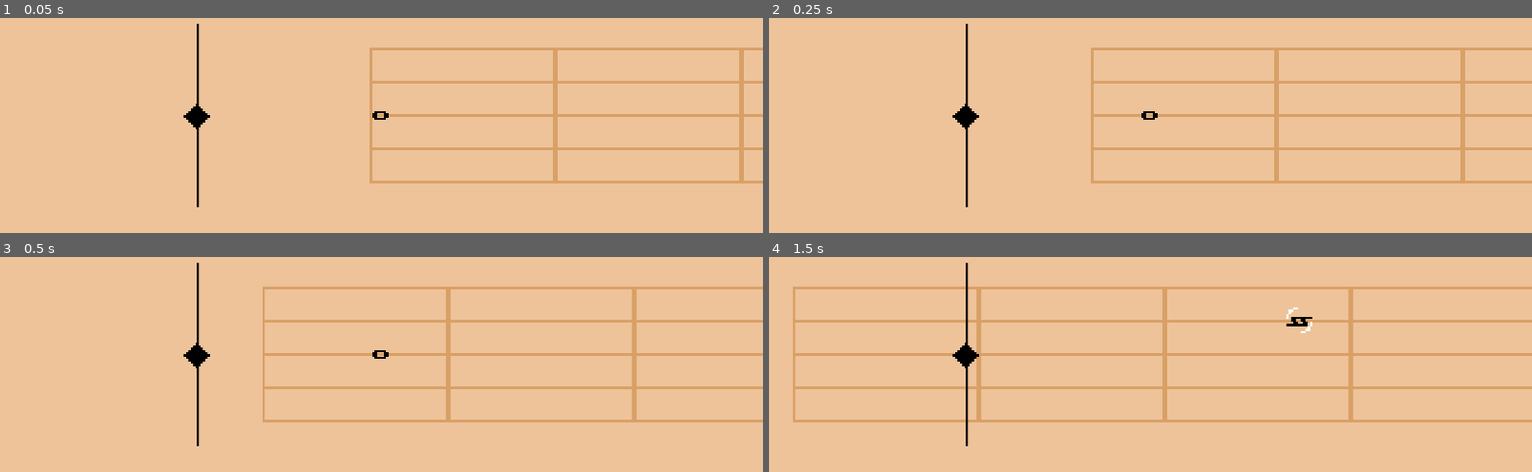
Above: before the commit, frames 1-4 (two rows, left to right).
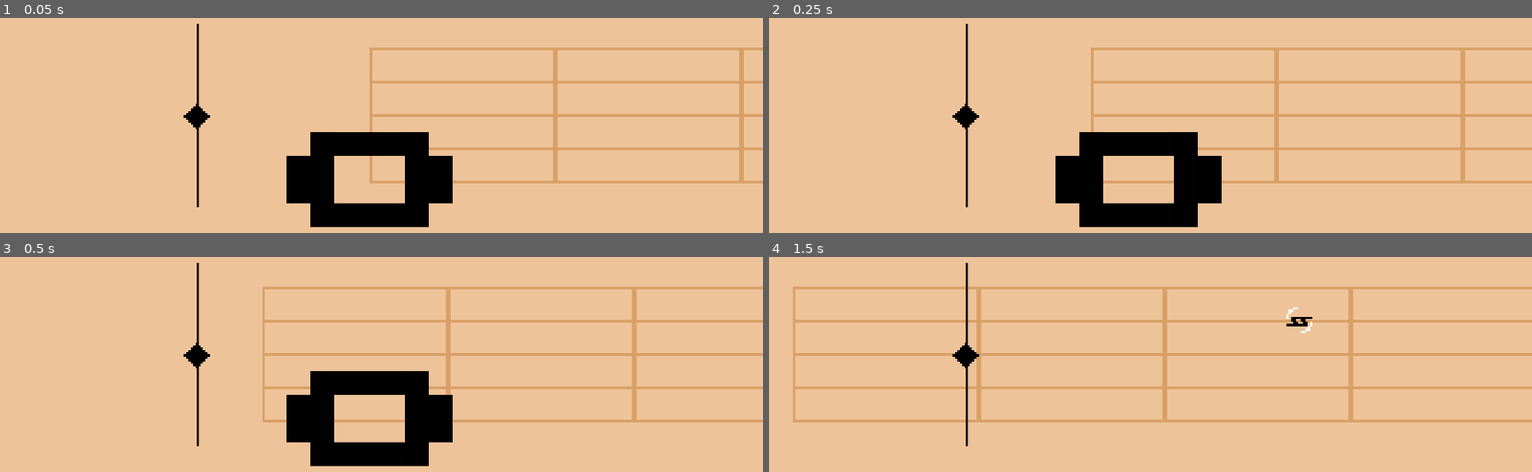
Above: after the commit, the same moments.

Repository: Silver-Ink/MelodyJumper
Game: Godot game, scene res://level.tscn
Same seed, same stepped clock (60 frames per second), same inputs: the game is played once before the commit and once after it.
Inputs:
- Up to frame 1 (0.05 s): no input
- Up to frame 2 (0.25 s): no input
- Up to frame 3 (0.5 s): no input
- Up to frame 4 (1.5 s): tap Enter (ui_accept) at 0.5, 0.77 s; hold Up (ui_up) 0.53-1.28 s; hold Down (ui_down) from 1.28 s (still down)

The runs differ from the first frame. In frame 1, 6.3% of the frame differs, in the area x 37-60%, y 43-98%; in frame 2, 6.3%; in frame 3, 6.3%; in frame 4, nothing differs.

Commit message:
feat: Add note waiting queue

Diff:
--- a/note.tscn
+++ b/note.tscn
@@ -3,7 +3,7 @@
 [ext_resource type="Texture2D" uid="uid://c6k1amgij5nxx" path="res://assets/sprites/blanche.png" id="1_4pgx8"]
 [ext_resource type="Script" path="res://note_sprite.gd" id="1_cv88p"]
 [ext_resource type="Texture2D" uid="uid://dxv56sq61lbw6" path="res://assets/sprites/animations/blanche_disparait.png" id="1_x4qiw"]
-[ext_resource type="Texture2D" uid="uid://s8odeko0i3n1" path="res://assets/sprites/croche.png" id="2_03mtk"]
+[ext_resource type="Texture2D" uid="uid://s8odeko0i3n1" path="res://assets/sprites/Croche.png" id="2_03mtk"]
 [ext_resource type="Texture2D" uid="uid://df8smxyh3el5u" path="res://assets/sprites/animations/Blanche.png" id="3_yveau"]
 [ext_resource type="Texture2D" uid="uid://ctrixbkkeeth3" path="res://assets/sprites/animations/croche_disparait.png" id="4_ac5os"]
 [ext_resource type="Texture2D" uid="uid://co8b1bawyyhnw" path="res://assets/sprites/double_croche.png" id="5_x3xit"]
@@ -486,6 +486,7 @@
 [node name="Note" type="Node2D"]
 
 [node name="Sprite2D" type="AnimatedSprite2D" parent="."]
+scale = Vector2(10, 10)
 sprite_frames = SubResource("SpriteFrames_g80tu")
 animation = &"double_croche_disp"
 frame = 4
--- /dev/null
+++ b/note_waiting_queue.gd
@@ -0,0 +1,80 @@
+extends Node2D
+
+const _visible_queue_size = 3
+const _queue_size = 10
+
+const _short_notes_weight = 0.6
+const _short_medium_notes_weight = 0.9
+
+var queue = []
+var current_note = 0
+
+var next_note : Sprite2D
+var queue_positions
+
+var SC_note = preload("res://note.tscn")
+
+var i = 0
+
+# Called when the node enters the scene tree for the first time.
+func _ready() -> void:
+	next_note = get_node("NextNote")
+
+	queue_positions = get_children()
+	queue_positions = queue_positions.filter(func(node): return node is Marker2D)
+	queue_positions.sort_custom(func(node1, node2): return (node1.position.x < node2.position.x))
+
+	regenerate_queue()
+
+	spawn_queue_ui()
+
+
+# Called every frame. 'delta' is the elapsed time since the previous frame.
+func _process(delta: float) -> void:
+	i+=1
+	if (i % 100 == 0):
+		next_queue_ui()
+	pass
+
+func regenerate_queue():
+	queue = []
+	current_note = 0
+
+	for i in range(_queue_size):
+		var random_float = randf()
+
+		var note_scene = SC_note.instantiate()
+		var note : Note = note_scene.get_children()[0]
+
+		if (random_float < _short_notes_weight):
+			note.type = Note.Type.Croche if (randi() % 2 == 0) else Note.Type.DoubleCroche
+		elif (random_float < _short_medium_notes_weight):
+			note.type = Note.Type.Noire
+		else:
+			note.type = Note.Type.Blanche if (randi() % 2 == 0) else Note.Type.Ronde
+
+		note_scene.position = Vector2(-10000, -10000)
+		queue.append(note_scene)
+		add_child(note_scene)
+
+
+func spawn_queue_ui():
+	if queue.size() == 0:
+		return
+
+	queue[0].position = next_note.position
+
+	var i = 0
+	while (i < _visible_queue_size && i < queue.size()-1):
+		print(i)
+		queue[i+1].position = queue_positions[i].position
+		i+=1
+
+func next_queue_ui():
+	if queue.size() == 0:
+		return
+
+	var note_to_remove = queue.pop_front()
+	note_to_remove.queue_free()
+
+	spawn_queue_ui()
--- /dev/null
+++ b/note_waiting_queue.tscn
@@ -0,0 +1,25 @@
+[gd_scene load_steps=3 format=3 uid="uid://00eh2tjvvlc"]
+
+[ext_resource type="Script" path="res://note_waiting_queue.gd" id="1_3eb4d"]
+[ext_resource type="Texture2D" uid="uid://ddk7pxp8f7vin" path="res://icon.svg" id="1_8whq1"]
+
+[node name="Node2D" type="Node2D"]
+position = Vector2(100, 100)
+script = ExtResource("1_3eb4d")
+
+[node name="NextNote" type="Sprite2D" parent="."]
+texture = ExtResource("1_8whq1")
+
+[node name="Marker2D" type="Marker2D" parent="."]
+position = Vector2(255, 0)
+
+[node name="Marker2D2" type="Marker2D" parent="."]
+position = Vector2(455, 0)
+
+[node name="Marker2D3" type="Marker2D" parent="."]
+position = Vector2(655, 0)
+
+[node name="placeholder" type="Sprite2D" parent="."]
+position = Vector2(469.5, 0)
+scale = Vector2(4.82031, 1)
+texture = ExtResource("1_8whq1")
Not shown, changed: assets/sprites/Croche.png.import
Not shown, changed: assets/sprites/Pause.png.import
Not shown: 1 places in level.tscn that only renumber resources
